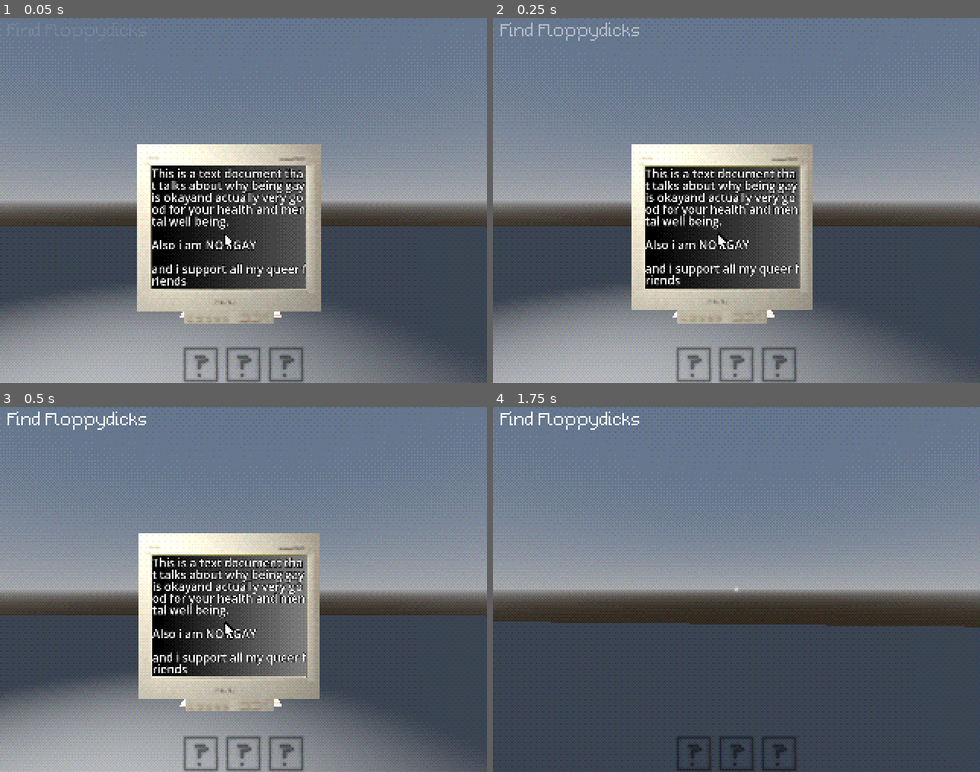
Above: before the commit, frames 1-4 (two rows, left to right).
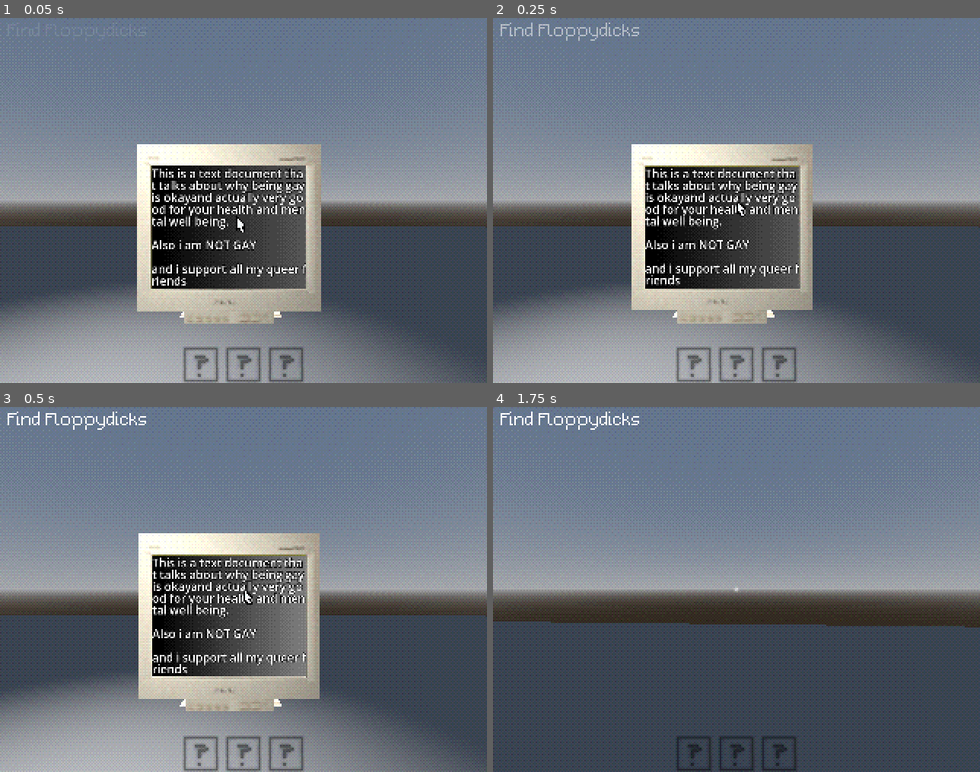
Above: after the commit, the same moments.

Repository: skibbl-dev/Horror-Renegades
Game: Godot game, scene res://scenes/post_process_stack.tscn
Same seed, same stepped clock (60 frames per second), same inputs: the game is played once before the commit and once after it.
Inputs (mouse positions are in pixels of both pictures, inside the frame that each line leads up to):
- Up to frame 1 (0.05 s): no input
- Up to frame 2 (0.25 s): no input
- Up to frame 3 (0.5 s): no input
- Up to frame 4 (1.75 s): move the mouse to (760, 589) at 0.52 s; press the mouse at (760, 589) at 0.53 s; hold W (forward) from 0.53 s (still down); tap Space (jump) at 0.77, 1.52 s; move the mouse to (712, 589) at 1.27 s; release the mouse at (712, 589) at 1.28 s; tap E (interact) at 1.35 s

The runs differ from the first frame. In frame 1, 0.1% of the frame differs, in the area x 45-51%, y 54-64%; in frame 2, 0.1%; in frame 3, 0.1%; in frame 4, nothing differs.

Commit message:
computer

Diff:
--- a/objects/Computer Monitor.tscn
+++ b/objects/Computer Monitor.tscn
@@ -25,12 +25,19 @@
 size = Vector2(0.86, 0.69)
 orientation = 2
 
+[sub_resource type="BoxShape3D" id="BoxShape3D_1g1cj"]
+size = Vector3(0.8564453, 0.670166, 0.056518555)
+
 [node name="Computer Monitor" type="Node3D" unique_id=1342909355 node_paths=PackedStringArray("viewport")]
 script = ExtResource("1_peer7")
 viewport = NodePath("SubViewportContainer/Text")
 
-[node name="Screen2" type="MeshInstance3D" parent="." unique_id=1116579723]
-transform = Transform3D(1, 0, 0, 0, 1, 0, 0, 0, 1, 0, 0.52424765, 0.48166287)
+[node name="Cursor" type="Marker3D" parent="." unique_id=2012520448]
+transform = Transform3D(1, 0, 0, 0, 1, 0, 0, 0, 1, 0, 0.524, 0.482)
+gizmo_extents = 0.05
+
+[node name="Mesh" type="MeshInstance3D" parent="Cursor" unique_id=1116579723]
+transform = Transform3D(1, 0, 0, 0, 1, 0, 0, 0, 1, 0.023013413, -0.04180938, 0)
 mesh = SubResource("PlaneMesh_peer7")
 
 [node name="Screen" type="MeshInstance3D" parent="." unique_id=709827300]
@@ -56,3 +63,9 @@
 render_target_update_mode = 4
 
 [node name="Node2D" parent="SubViewportContainer/Text" unique_id=1828832221 instance=ExtResource("2_4c0lh")]
+
+[node name="Area3D" type="Area3D" parent="." unique_id=1779434732]
+
+[node name="CollisionShape3D" type="CollisionShape3D" parent="Area3D" unique_id=222377758]
+transform = Transform3D(1, 0, 0, 0, 1, 0, 0, 0, 1, 0, 0.602, 0.42970824)
+shape = SubResource("BoxShape3D_1g1cj")
--- a/objects/player.tscn
+++ b/objects/player.tscn
@@ -7,7 +7,8 @@
 [sub_resource type="CapsuleShape3D" id="CapsuleShape3D_i3pqv"]
 height = 1.8166504
 
-[node name="Player" type="CharacterBody3D" unique_id=882706492]
+[node name="Player" type="CharacterBody3D" unique_id=882706492 groups=["player"]]
+collision_layer = 3
 script = ExtResource("1_4flbx")
 
 [node name="MeshInstance3D" type="MeshInstance3D" parent="." unique_id=1832596105]
@@ -24,8 +25,8 @@
 transform = Transform3D(1, 0, 0, 0, 1, 0, 0, 0, 1, 0, 0, -0.233)
 
 [node name="RayCast3D" type="RayCast3D" parent="head/Camera3D" unique_id=2007675380]
-transform = Transform3D(1, 0, 0, 0, 1, 0, 0, 0, 1, 0, 0, -0.57823765)
-target_position = Vector3(0, 0, -1)
+target_position = Vector3(0, 0, -1.5)
+collide_with_areas = true
 
 [node name="pickup_area" type="Marker3D" parent="head/Camera3D" unique_id=886385007]
 transform = Transform3D(1, 0, 0, 0, 1, 0, 0, 0, 1, 0.31891894, -0.45339888, -0.99432856)
--- a/project.godot
+++ b/project.godot
@@ -92,6 +92,10 @@
 ]
 }
 
+[layer_names]
+
+3d_physics/layer_2="Player"
+
 [physics]
 
 3d/physics_engine="Jolt Physics"
--- a/scripts/computer_monitor.gd
+++ b/scripts/computer_monitor.gd
@@ -2,6 +2,13 @@
 
 @export var viewport:SubViewport
 @onready var screen_mesh: MeshInstance3D = $Screen
+@onready var player_ray: RayCast3D = get_tree().get_nodes_in_group("player")[0].raycast
+@onready var cursor: Marker3D = $Cursor
 
 func _ready() -> void:
 	screen_mesh.get_mesh().get_material().albedo_texture = viewport.get_texture()
+
+func _process(_delta: float) -> void:
+	if player_ray.is_colliding():
+		var collision_point = player_ray.get_collision_point()
+		cursor.global_position = cursor.global_position.lerp(collision_point, 0.3)
